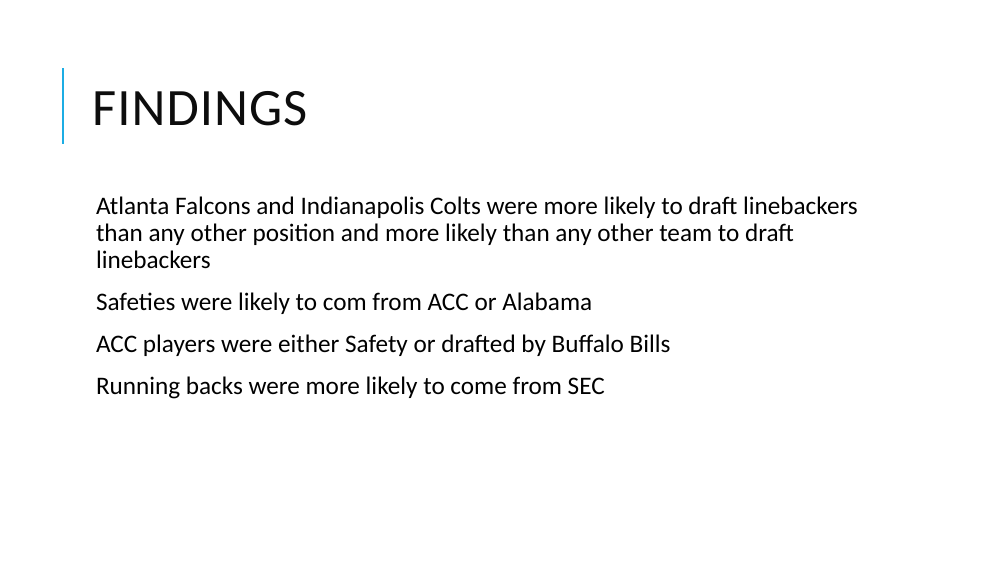
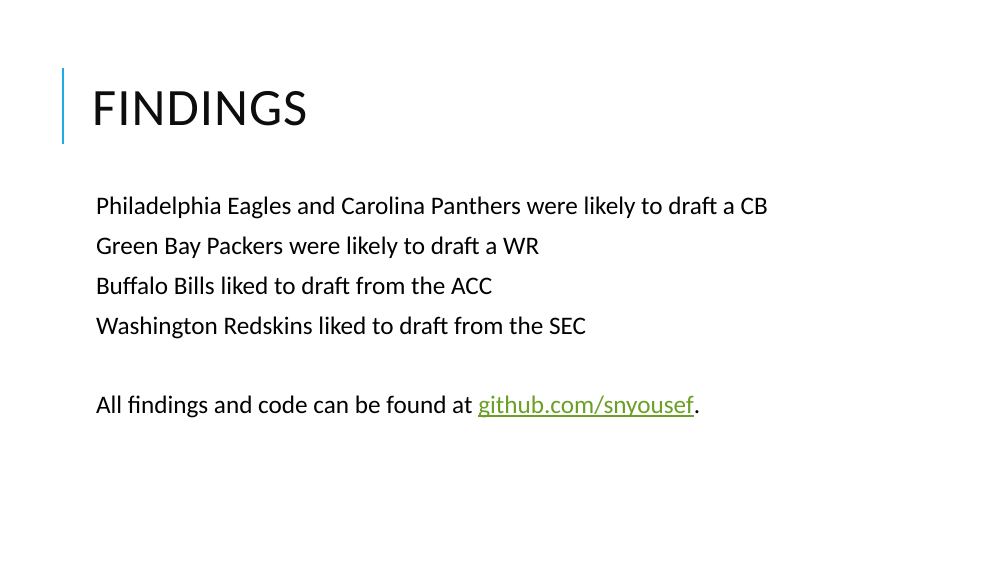
Before and after one commit to snyousef/NFL-Draft-Data, a slide deck: slide 11 of Quick Analysis of NFL Draft Data using Arules.pptx (slide 10 before the commit). Drawn at 1008x567 pixels with LibreOffice and Linux fonts; fonts in the diff are those of the drawing. Boxes give left, top, right and bottom in pixels: in the first picture for what was removed or moved away, otherwise in the second. Text is boxed around its words. In the diff, an @@ line names an element or a change of style, - is before the commit and + after.

```diff
--- a/Quick Analysis of NFL Draft Data using Arules.pptx
+++ b/Quick Analysis of NFL Draft Data using Arules.pptx
@@ text at (x1=96, y1=196, x2=768, y2=418): text changed @@
-  Atlanta Falcons and Indianapolis Colts were more likely to draft linebackers than any other position and more likely than any other team to draft linebackers
-  Safeties were likely to com from ACC or Alabama
-  ACC players were either Safety or drafted by Buffalo Bills
-  Running backs were more likely to come from SEC
+  Philadelphia Eagles and Carolina Panthers were likely to draft a CB
+  Green Bay Packers were likely to draft a WR
+  Buffalo Bills liked to draft from the ACC
+  Washington Redskins liked to draft from the SEC
+  All findings and code can be found at github.com/snyousef.
```
Also in this commit, not shown: 6 other slides changed, 1 slide added, 1 other file.
